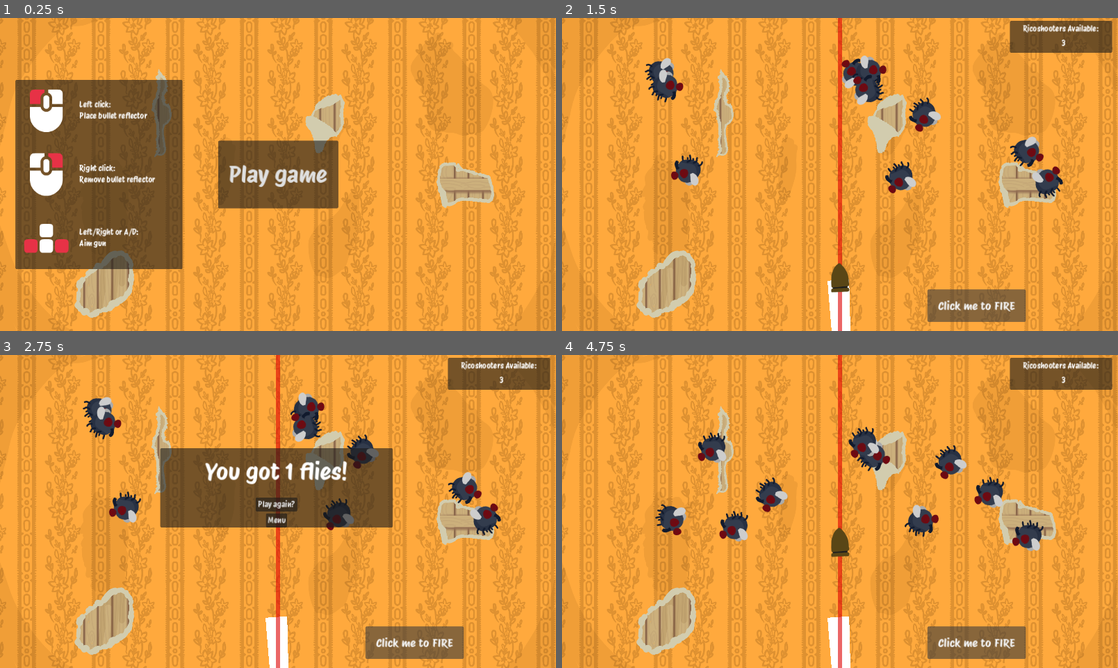
Above: before the commit, frames 1-4 (two rows, left to right).
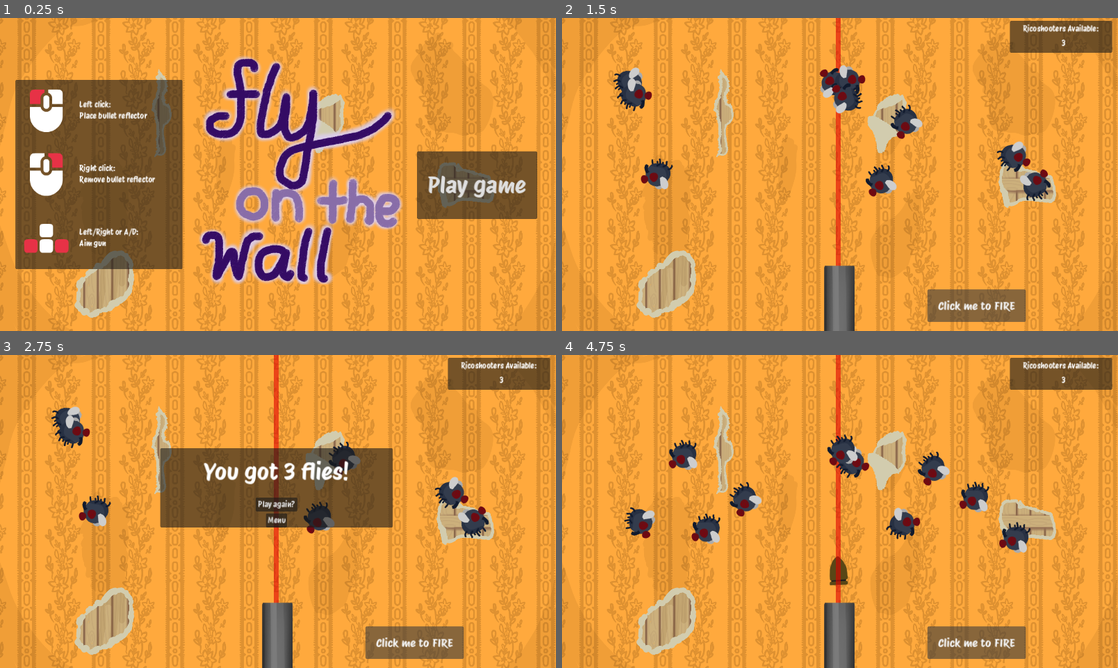
Above: after the commit, the same moments.

Repository: charlottebecconsall/fly-on-the-wall
Game: Godot game, scene res://scenes/menu.tscn
Two runs of this game, one before a commit and one after it. Both use one fixed random seed, a clock stepped at 60 frames per second and the inputs below.
Inputs:
- Up to frame 1 (0.25 s): no input
- Up to frame 2 (1.5 s): click "Play game" at 0.5 s; click "Click me to FIRE" at 1.25 s
- Up to frame 3 (2.75 s): click "Click me to FIRE" at 2 s
- Up to frame 4 (4.75 s): click "Menu" at 2.75 s; click "Play game" at 3.5 s; click "Click me to FIRE" at 4.25 s

The runs differ from the first frame. In frame 1, 18% of the frame differs, in the area x 35-97%, y 12-86%; in frame 2, 7.2%; in frame 3, 7.1%; in frame 4, 8.4%.

Commit message:
Rest of the game 🙃

Diff:
--- a/scenes/bullet.tscn
+++ b/scenes/bullet.tscn
@@ -14,6 +14,7 @@
 stream_0/weight = 1.0
 
 [node name="Bullet" type="Node2D"]
+z_index = -1
 script = ExtResource("1_tkp8g")
 
 [node name="Sprite2D" type="Sprite2D" parent="."]
--- a/scenes/main_game.gd
+++ b/scenes/main_game.gd
@@ -31,13 +31,14 @@
 
 func _unhandled_input(event: InputEvent) -> void:
 	if event.is_action_pressed("place_ricoshooter"):
-		var ricoshooter_scene = preload("res://scenes/ricoshooters.tscn")
-		var ricoshooter = ricoshooter_scene.instantiate()
-		add_child(ricoshooter)
-		ricoshooter.position = get_global_mouse_position()
-		ricoshooter.ricoshooter_removed.connect(remove_ricoshooter)
-		num_ricoshooters -= 1
-		load_ricoshooter_info(num_ricoshooters)
+		if num_ricoshooters > 0:
+			var ricoshooter_scene = preload("res://scenes/ricoshooters.tscn")
+			var ricoshooter = ricoshooter_scene.instantiate()
+			add_child(ricoshooter)
+			ricoshooter.position = get_global_mouse_position()
+			ricoshooter.ricoshooter_removed.connect(remove_ricoshooter)
+			num_ricoshooters -= 1
+			load_ricoshooter_info(num_ricoshooters)
 
 
 func game_end():
--- a/scenes/main_game.tscn
+++ b/scenes/main_game.tscn
@@ -1,10 +1,11 @@
-[gd_scene load_steps=12 format=3 uid="uid://c82vnjvdrx6x4"]
+[gd_scene load_steps=13 format=3 uid="uid://c82vnjvdrx6x4"]
 
 [ext_resource type="Script" path="res://scenes/main_game.gd" id="1_b0obm"]
 [ext_resource type="Texture2D" uid="uid://dcph6fxd21w4n" path="res://assets/art/Wallpaper.png" id="2_4h7wb"]
 [ext_resource type="Script" path="res://scenes/gun.gd" id="3_x7cka"]
 [ext_resource type="AudioStream" uid="uid://dajfqfwan7r35" path="res://assets/633837__aesterial-arts__balloon-pop-2.wav" id="4_1w18m"]
 [ext_resource type="AudioStream" uid="uid://cv284lyxe0wqq" path="res://assets/363698__jofae__retro-gun-shot.mp3" id="4_2528s"]
+[ext_resource type="Texture2D" uid="uid://b6wekluai2n03" path="res://assets/art/barrel.png" id="4_eaut0"]
 [ext_resource type="Theme" uid="uid://cpmkvhhm5dw0m" path="res://assets/theme.tres" id="5_a0wlj"]
 
 [sub_resource type="AudioStreamRandomizer" id="AudioStreamRandomizer_815hx"]
@@ -28,9 +29,9 @@
 script = ExtResource("1_b0obm")
 
 [node name="SpawnZone" type="ReferenceRect" parent="."]
-offset_left = 174.0
-offset_top = 78.0
-offset_right = 1008.0
+offset_left = 107.0
+offset_top = 100.0
+offset_right = 983.0
 offset_bottom = 443.0
 mouse_filter = 2
 border_width = 5.0
@@ -50,12 +51,17 @@
 expand_mode = 1
 
 [node name="Gun" type="Node2D" parent="."]
-position = Vector2(576, 648)
+position = Vector2(573, 707)
 rotation = -1.5708
 script = ExtResource("3_x7cka")
 
-[node name="Polygon2D" type="Polygon2D" parent="Gun"]
-polygon = PackedVector2Array(-17, -16, -15, 22, 107, 19, 104, -26)
+[node name="PreviewLine" type="Line2D" parent="Gun"]
+default_color = Color(0.866667, 0, 0, 0.6)
+
+[node name="Barrel" type="Sprite2D" parent="Gun"]
+position = Vector2(36, 2.00012)
+scale = Vector2(1.56581, 0.643639)
+texture = ExtResource("4_eaut0")
 
 [node name="PreviewRay" type="RayCast2D" parent="Gun"]
 enabled = false
@@ -63,9 +69,6 @@
 collision_mask = 2
 collide_with_areas = true
 collide_with_bodies = false
-
-[node name="PreviewLine" type="Line2D" parent="Gun"]
-default_color = Color(0.866667, 0, 0, 0.6)
 
 [node name="Gunshot" type="AudioStreamPlayer" parent="Gun"]
 stream = ExtResource("4_2528s")
--- a/scenes/menu.tscn
+++ b/scenes/menu.tscn
@@ -1,9 +1,10 @@
-[gd_scene load_steps=7 format=3 uid="uid://dm7g7dd8mmrq4"]
+[gd_scene load_steps=8 format=3 uid="uid://dm7g7dd8mmrq4"]
 
 [ext_resource type="Script" path="res://scenes/menu.gd" id="1_1llk1"]
 [ext_resource type="Texture2D" uid="uid://dcph6fxd21w4n" path="res://assets/art/Wallpaper.png" id="1_7lore"]
 [ext_resource type="Script" path="res://scenes/PlayGameButton.gd" id="1_yeevl"]
 [ext_resource type="Texture2D" uid="uid://b38a1qaqc7mgh" path="res://assets/ui/mouse_left.png" id="2_07gyl"]
+[ext_resource type="Texture2D" uid="uid://cwf6ulqpi6h1q" path="res://assets/art/fly on the wall words.png" id="3_ffvki"]
 [ext_resource type="Texture2D" uid="uid://dx1a6435bo1ir" path="res://assets/ui/mouse_right.png" id="3_q1hvm"]
 [ext_resource type="Texture2D" uid="uid://bwmc0yupbkpsu" path="res://assets/ui/keyboard_arrows_horizontal.png" id="4_xkj70"]
 
@@ -26,6 +27,10 @@
 texture = ExtResource("1_7lore")
 expand_mode = 1
 
+[node name="FlyOnTheWallWords" type="Sprite2D" parent="TextureRect"]
+position = Vector2(629, 301)
+texture = ExtResource("3_ffvki")
+
 [node name="PlayGameButton" type="Button" parent="."]
 layout_mode = 1
 anchors_preset = 8
@@ -33,10 +38,10 @@
 anchor_top = 0.5
 anchor_right = 0.5
 anchor_bottom = 0.5
-offset_left = -124.0
-offset_top = -70.0
-offset_right = 125.0
-offset_bottom = 70.0
+offset_left = 288.0
+offset_top = -48.0
+offset_right = 537.0
+offset_bottom = 92.0
 grow_horizontal = 2
 grow_vertical = 2
 theme_override_font_sizes/font_size = 48
Binary file added: assets/art/barrel.png
Not shown, added: assets/art/barrel.png.import
Not shown, added: assets/art/fly on the wall words.png.import
Not shown, added: export_presets.cfg
Not shown, added: fly on the wall cover art.png.import
Not shown, changed: .gitignore
